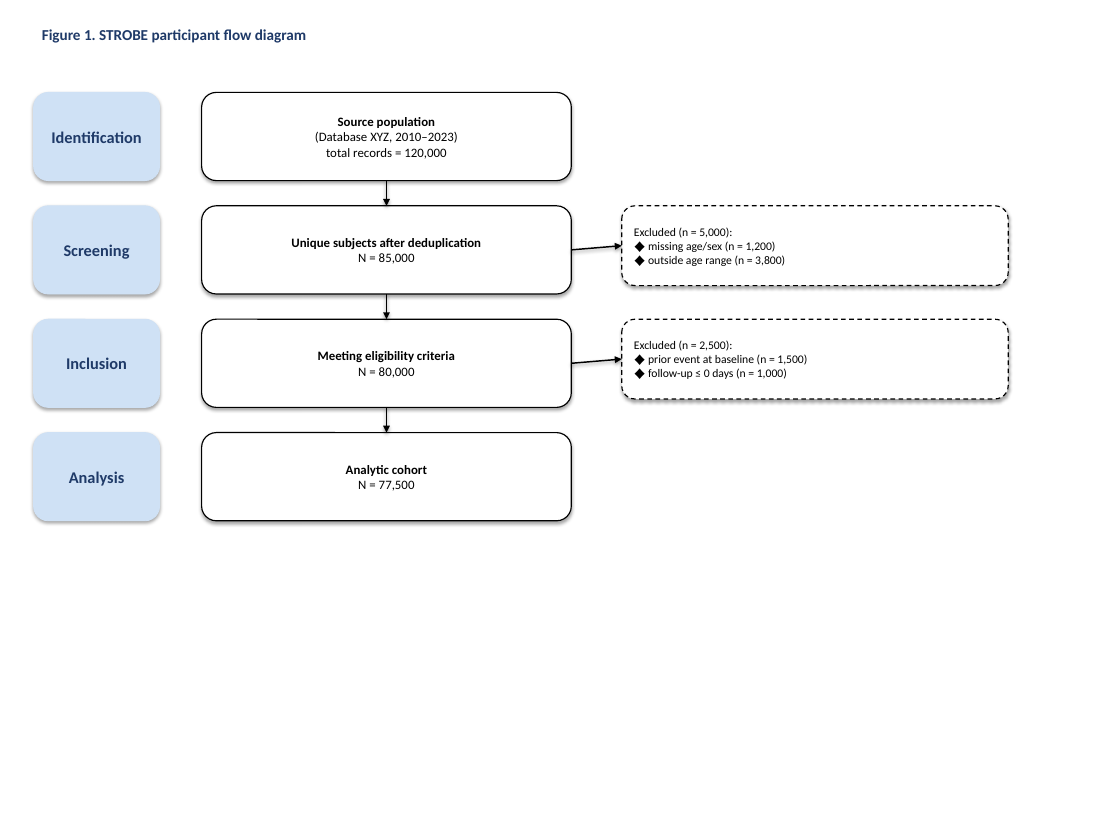
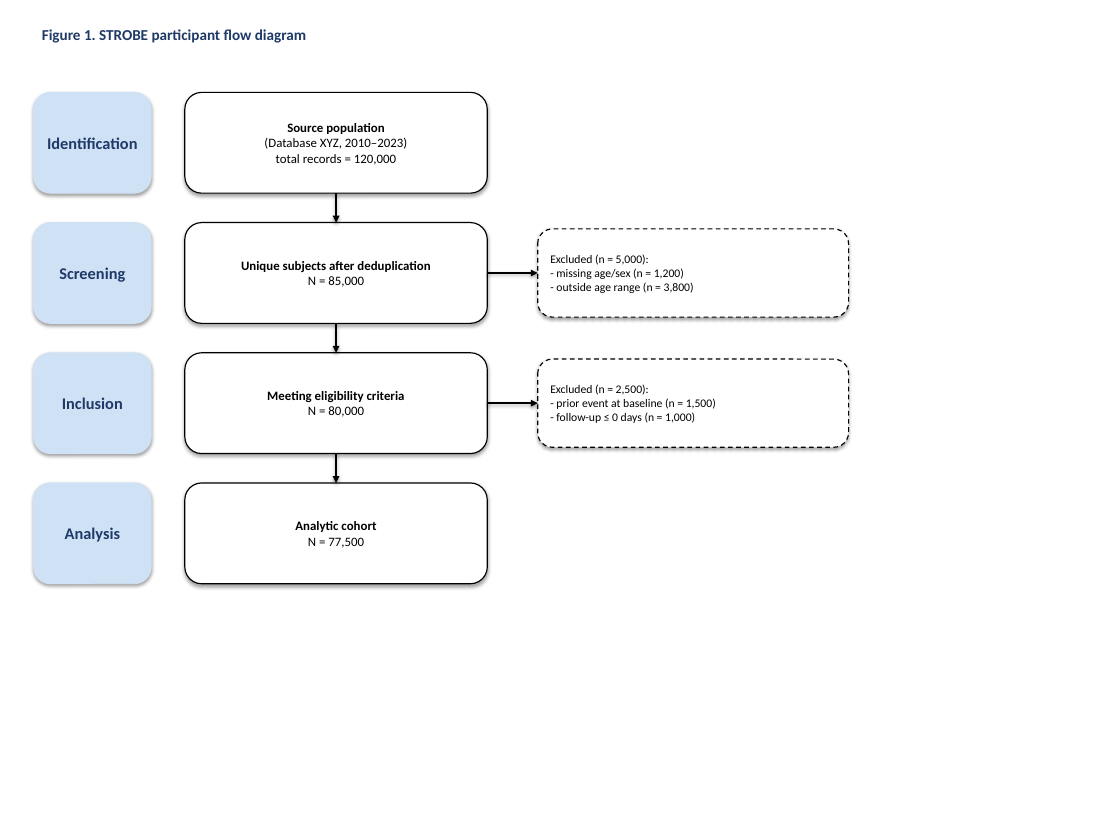
Before and after one commit to Aperivue/medical-research-skills, a slide deck: slide 1 of skills/make-figures/references/exemplar_diagrams/strobe/template_output.pptx. Drawn at 1120x840 pixels with LibreOffice and Linux fonts; fonts in the diff are those of the drawing. Boxes give left, top, right and bottom in pixels: in the first picture for what was removed or moved away, otherwise in the second. Text is boxed around its words. In the diff, an @@ line names an element or a change of style, - is before the commit and + after.

```diff
--- a/skills/make-figures/references/exemplar_diagrams/strobe/template_output.pptx
+++ b/skills/make-figures/references/exemplar_diagrams/strobe/template_output.pptx
@@ rounded rectangle "Identification": place and size @@
-rounded rectangle "Identification" at (34, 92, 160, 181)
+rounded rectangle "Identification" at (34, 92, 151, 193)
@@ rounded rectangle "Source population": place and size @@
-rounded rectangle "Source population" at (202, 92, 571, 181)
+rounded rectangle "Source population" at (185, 92, 487, 193)
@@ arrow moved from (386, 181) - (386, 206) to (336, 193) - (336, 223) @@
@@ rounded rectangle "Screening": place and size @@
-rounded rectangle "Screening" at (34, 206, 160, 294)
+rounded rectangle "Screening" at (34, 223, 151, 323)
@@ rounded rectangle "Unique subjects after deduplication": place and size @@
-rounded rectangle "Unique subjects after deduplication" at (202, 206, 571, 294)
+rounded rectangle "Unique subjects after deduplication" at (185, 223, 487, 323)
@@ rounded rectangle "Excluded (n = 5,000):": place and size @@
-rounded rectangle "Excluded (n = 5,000):" at (622, 206, 1008, 286)
+rounded rectangle "Excluded (n = 5,000):" at (538, 229, 849, 318)
@@ text in rounded rectangle at (556, 268, 694, 293): text changed @@
-♦ missing age/sex (n = 1,200)
-♦ outside age range (n = 3,800)
+- missing age/sex (n = 1,200)
+- outside age range (n = 3,800)
@@ arrow moved from (571, 250) - (622, 245) to (487, 273) - (538, 273) @@
@@ arrow moved from (386, 294) - (386, 319) to (336, 323) - (336, 353) @@
@@ rounded rectangle "Inclusion": place and size @@
-rounded rectangle "Inclusion" at (34, 319, 160, 408)
+rounded rectangle "Inclusion" at (34, 353, 151, 454)
@@ rounded rectangle "Meeting eligibility criteria": place and size @@
-rounded rectangle "Meeting eligibility criteria" at (202, 319, 571, 408)
+rounded rectangle "Meeting eligibility criteria" at (185, 353, 487, 454)
@@ rounded rectangle "Excluded (n = 2,500):": place and size @@
-rounded rectangle "Excluded (n = 2,500):" at (622, 319, 1008, 399)
+rounded rectangle "Excluded (n = 2,500):" at (538, 359, 849, 447)
@@ arrow moved from (571, 364) - (622, 360) to (487, 403) - (538, 403) @@
@@ text in rounded rectangle at (556, 398, 716, 423): text changed @@
-♦ prior event at baseline (n = 1,500)
-♦ follow-up ≤ 0 days (n = 1,000)
+- prior event at baseline (n = 1,500)
+- follow-up ≤ 0 days (n = 1,000)
@@ arrow moved from (386, 408) - (386, 433) to (336, 454) - (336, 483) @@
@@ rounded rectangle "Analysis": place and size @@
-rounded rectangle "Analysis" at (34, 433, 160, 521)
+rounded rectangle "Analysis" at (34, 483, 151, 584)
@@ rounded rectangle "Analytic cohort": place and size @@
-rounded rectangle "Analytic cohort" at (202, 433, 571, 521)
+rounded rectangle "Analytic cohort" at (185, 483, 487, 584)
```
Also in this commit, not shown: 2 other files.
